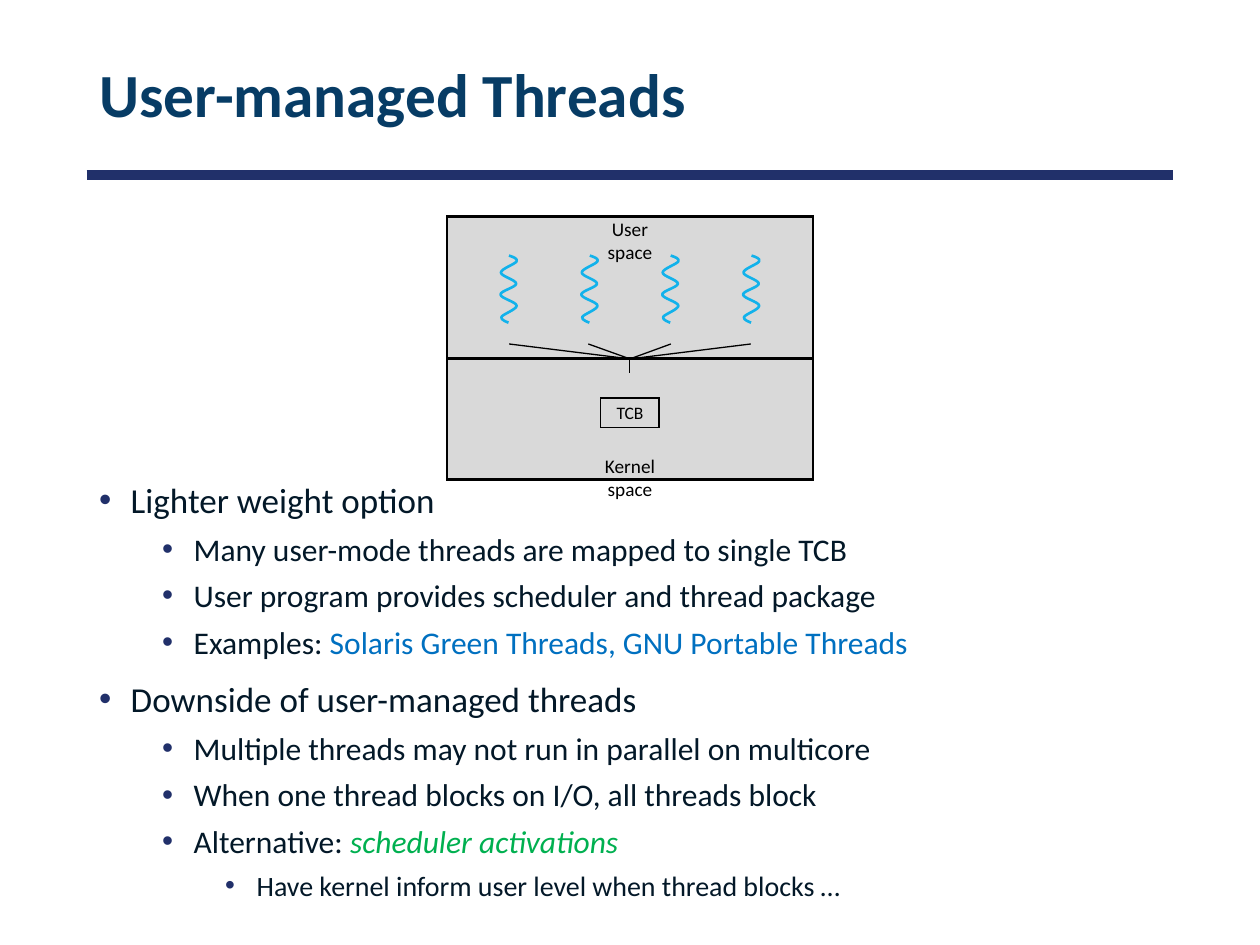
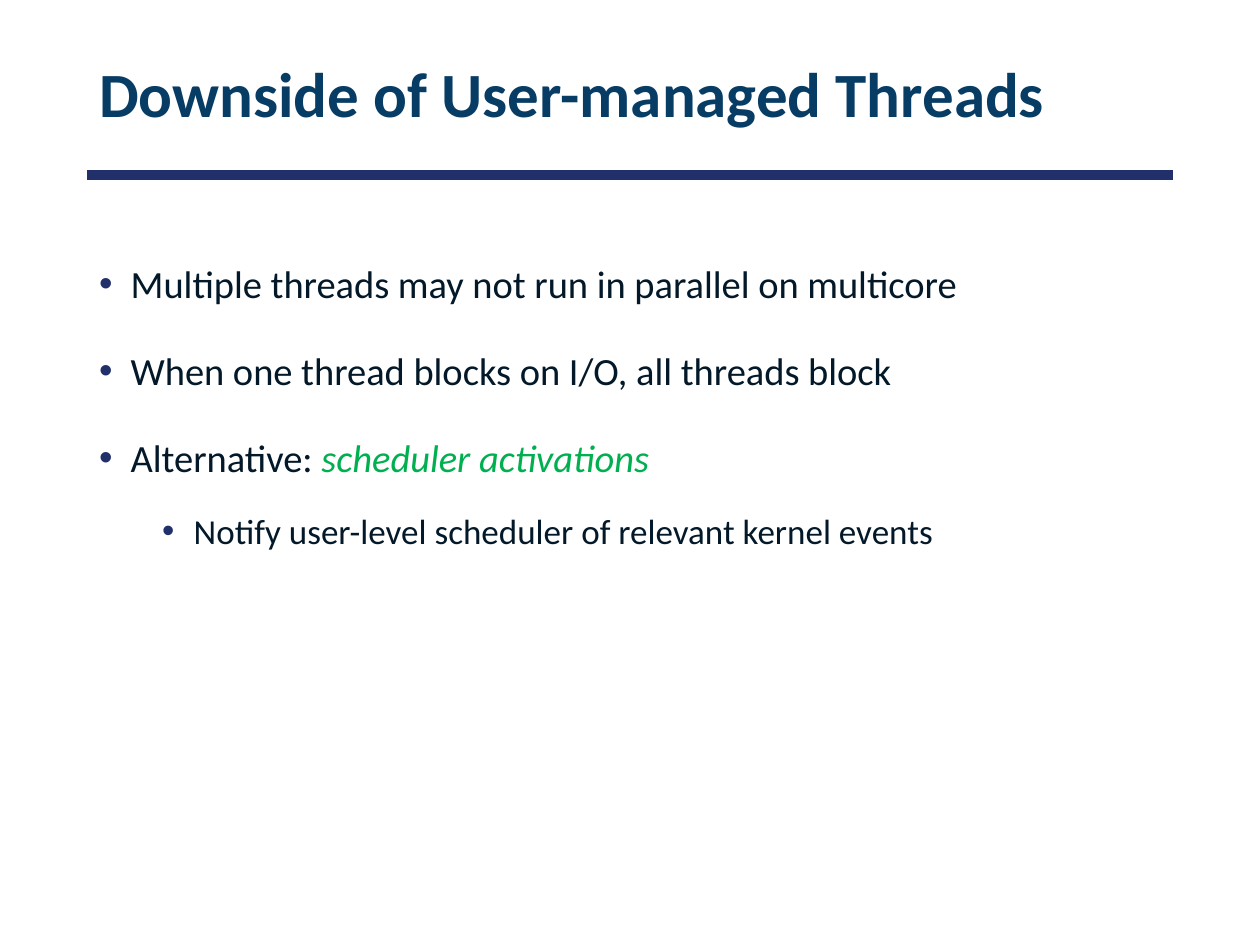
Before and after one commit to smajidzahedi/ECE350, a slide deck: slide 19 of Lectures/03-multithreaded.pptx (slide 22 before the commit). Drawn at 1260x945 pixels with LibreOffice and Linux fonts; fonts in the diff are those of the drawing. Boxes give left, top, right and bottom in pixels: in the first picture for what was removed or moved away, otherwise in the second. Text is boxed around its words. In the diff, an @@ line names an element or a change of style, - is before the commit and + after.

```diff
--- a/Lectures/03-multithreaded.pptx
+++ b/Lectures/03-multithreaded.pptx
@@ title at (x1=99, y1=72, x2=1044, y2=128): text changed; size 35 to 36 pt @@
-User-managed Threads
+Downside of User-managed Threads
@@ text "Multiple threads may not run ..." moved from (x1=131, y1=488, x2=907, y2=897) to (x1=131, y1=271, x2=956, y2=550) @@
@@ text at (x1=131, y1=271, x2=956, y2=473): size 18 to 22 pt in "Multiple threads may not run in parallel ...", "When one thread blocks on I/O, all ...", "Alternative: scheduler activations"; list level 2 to 1 in "Multiple threads may not run ..."; line spacing 1 to 1.5; list level 2 to 1 in "When one thread blocks on ..."; list level 2 to 1 in "Alternative: scheduler activations" @@
@@ line removed from (630, 373) to (630, 358) @@
@@ group removed at (x1=447, y1=217, x2=813, y2=499): 5 lines, 4 freeform shapes, 2 rectangles, 2 texts @@
-User space
-Kernel space
-TCB
@@ text at (x1=131, y1=488, x2=907, y2=718): paragraphs removed @@
-• Lighter weight option
-  • Many user-mode threads are mapped to single TCB
-  • User program provides scheduler and thread package
-  • Examples: Solaris Green Threads, GNU Portable Threads
-• Downside of user-managed threads
@@ text at (x1=194, y1=519, x2=933, y2=550): text changed; size 16 to 20 pt @@
-    • Have kernel inform user level when thread blocks …
+  • Notify user-level scheduler of relevant kernel events
```
Also in this commit, not shown: 10 other slides changed, 5 slides added, 8 slides removed, 1 other file.
